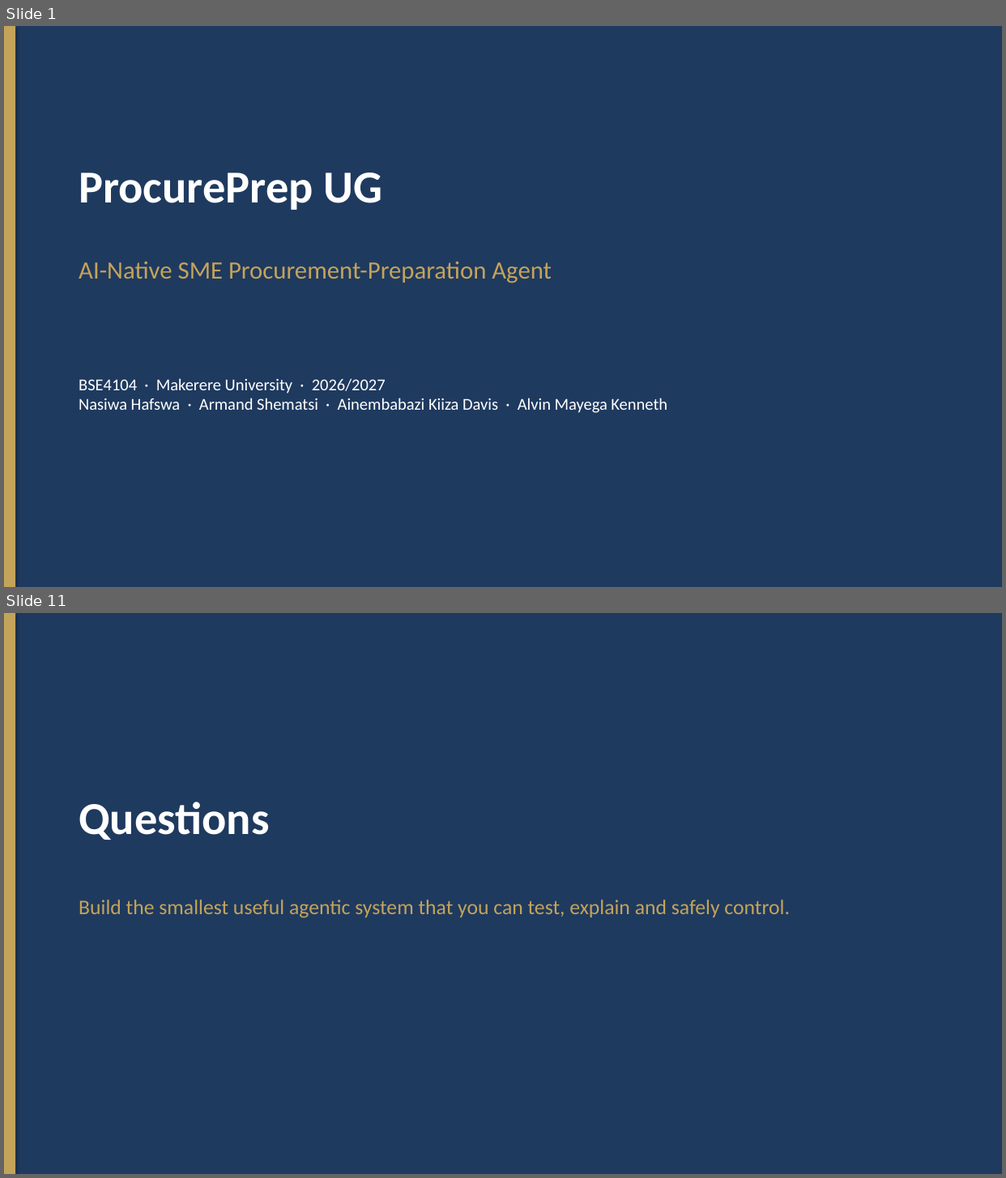
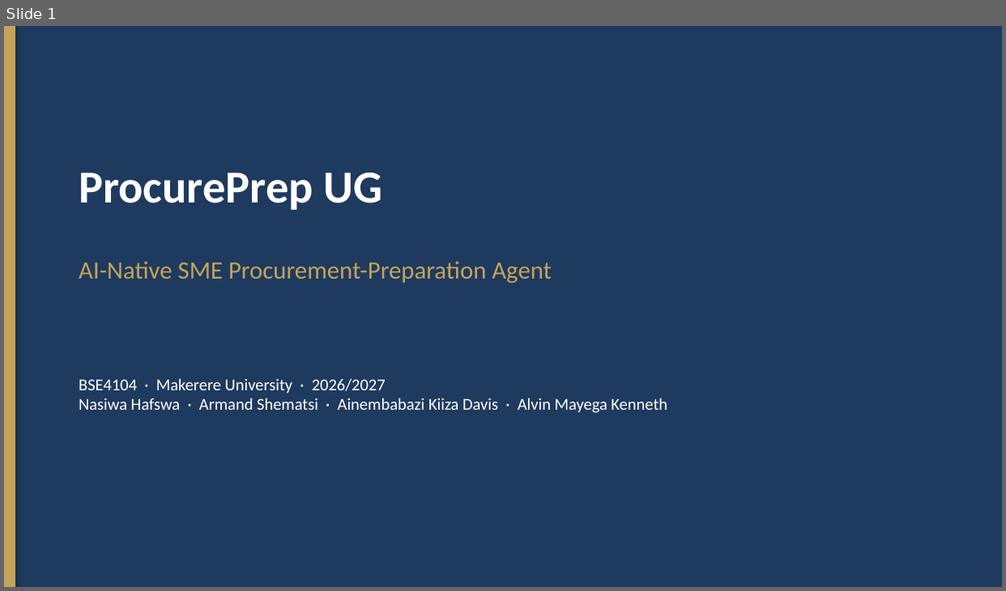
Before and after one commit to AINEMBABAZI-KIIZA-DAVIS/BSE4104_Capstone, a slide deck: docs/ProcurePrep UG Final Presentation.pptx. Shown one above the other, each under a label of ours: slides 1 and 11 before the commit, slide 1 after it; the slides between them are not shown. The pictures are 1006x1178 and 1006x591 pixels, drawn with LibreOffice and Linux fonts; fonts in the diff are those of the drawing. Boxes give left, top, right and bottom in pixels: in the first picture for what was removed or moved away, otherwise in the second. Text is boxed around its words. In the diff, an @@ line names an element or a change of style, - is before the commit and + after.

```diff
--- a/docs/ProcurePrep UG Final Presentation.pptx
+++ b/docs/ProcurePrep UG Final Presentation.pptx
@@ slide 11 removed at [4,613,1002,1174], background #FFFFFF @@
@@ rectangle removed at [4,613,1002,1174] @@
@@ rectangle removed at [4,613,15,1174] @@
@@ text removed at [79,802,269,840] @@
-Questions
@@ text removed at [79,900,790,918] @@
-Build the smallest useful agentic system that you can test, explain and safely control.
```
Also in this commit, not shown: 9 slides changed, 1 slide added, 29 other files.
